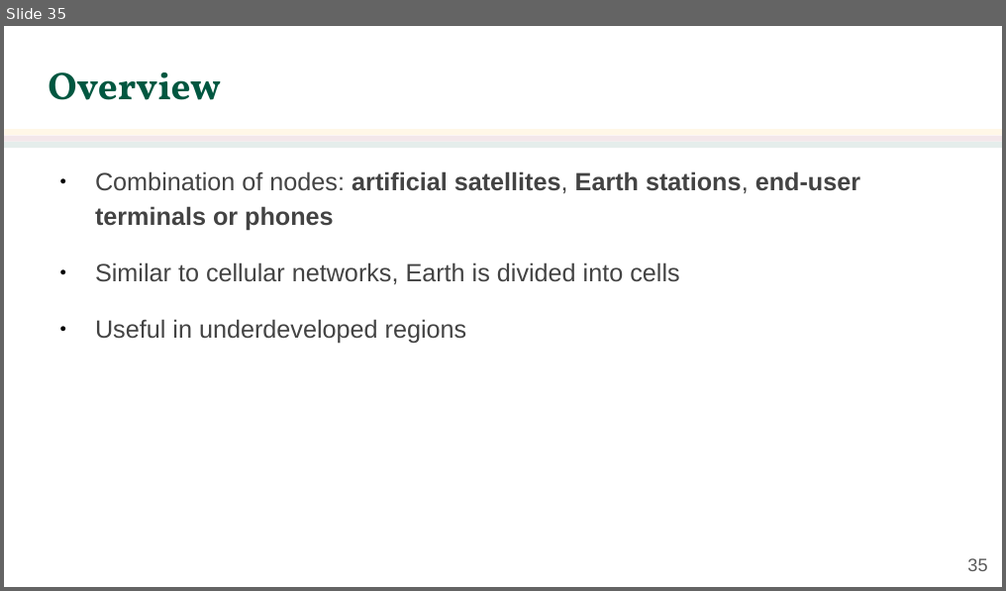
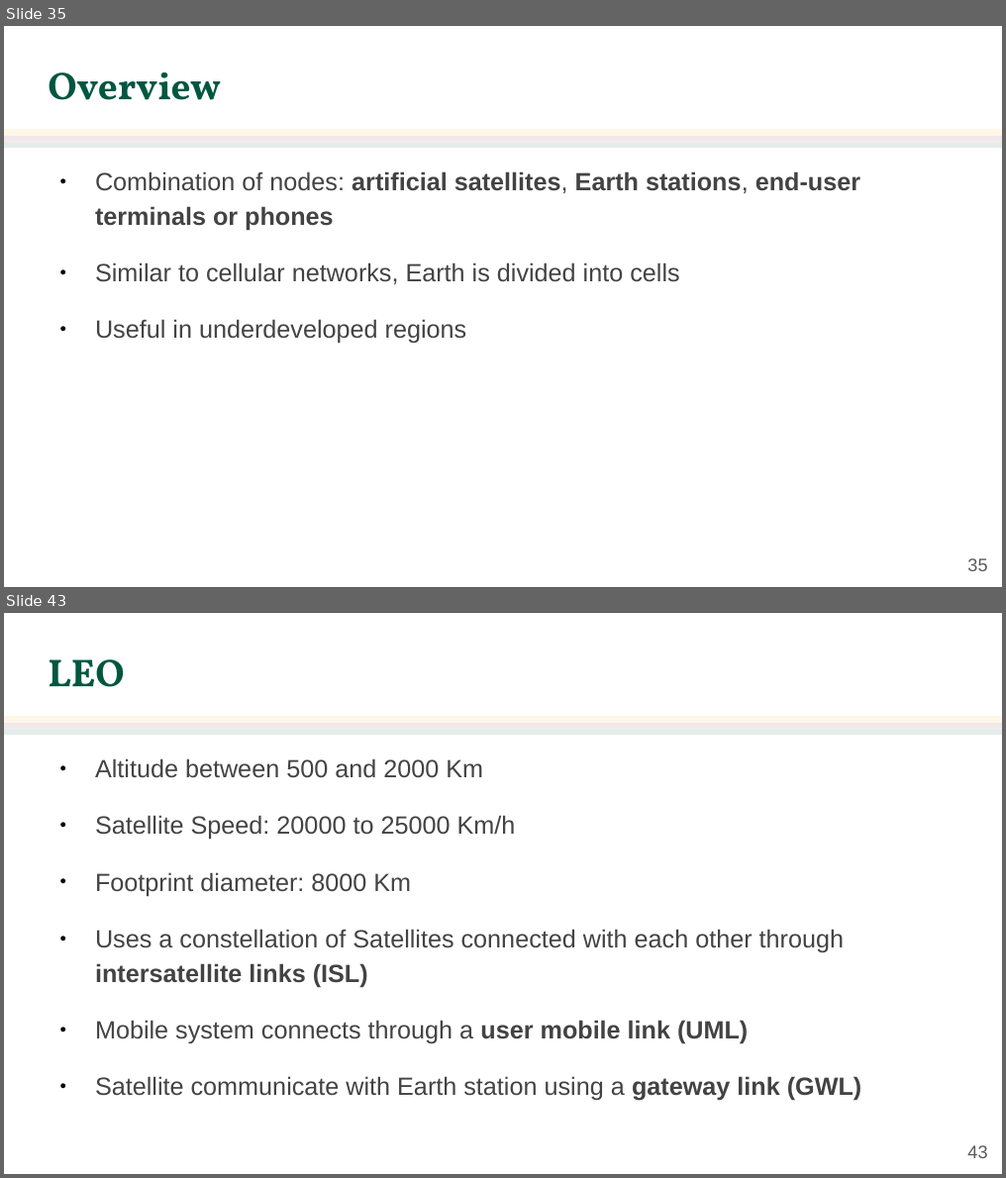
Before and after one commit to jachermocilla/extra-course-materials, a slide deck: cmsc137/slides-rsm/CMSC 137 - 25 - Other Wireless Networks.odp. Shown one above the other, each under a label of ours: slide 35 before the commit, slides 35 and 43 after it; the slides between them are not shown. The pictures are 1006x591 and 1006x1178 pixels, drawn with LibreOffice and Linux fonts; fonts in the diff are those of the drawing; background and template pictures are left out. Boxes give left, top, right and bottom in pixels: in the first picture for what was removed or moved away, otherwise in the second. Text is boxed around its words. In the diff, an @@ line names an element or a change of style, - is before the commit and + after.

```diff
--- a/cmsc137/slides-rsm/CMSC 137 - 25 - Other Wireless Networks.odp
+++ b/cmsc137/slides-rsm/CMSC 137 - 25 - Other Wireless Networks.odp
@@ slide 43 added at (x1=4, y1=613, x2=1002, y2=1174), background #FFFFFF; not listed: 3 template elements that a slide beside it also shows @@
@@ title added at (x1=48, y1=660, x2=124, y2=687), 28 pt, text #005740, bold @@
+LEO
@@ text added at (x1=95, y1=759, x2=861, y2=1101), 18 pt, text #434343 @@
+● Altitude between 500 and 2000 Km
+● Satellite Speed: 20000 to 25000 Km/h
+● Footprint diameter: 8000 Km
+● Uses a constellation of Satellites connected with each other through intersatellite links (ISL)
+● Mobile system connects through a user mobile link (UML)
+● Satellite communicate with Earth station using a gateway link (GWL)
@@ page number added at (x1=967, y1=1146, x2=987, y2=1158), 13 pt, text #595959 @@
+43
```
Also in this commit, not shown: 2 slides changed, 10 other slides added, 1 other file.
